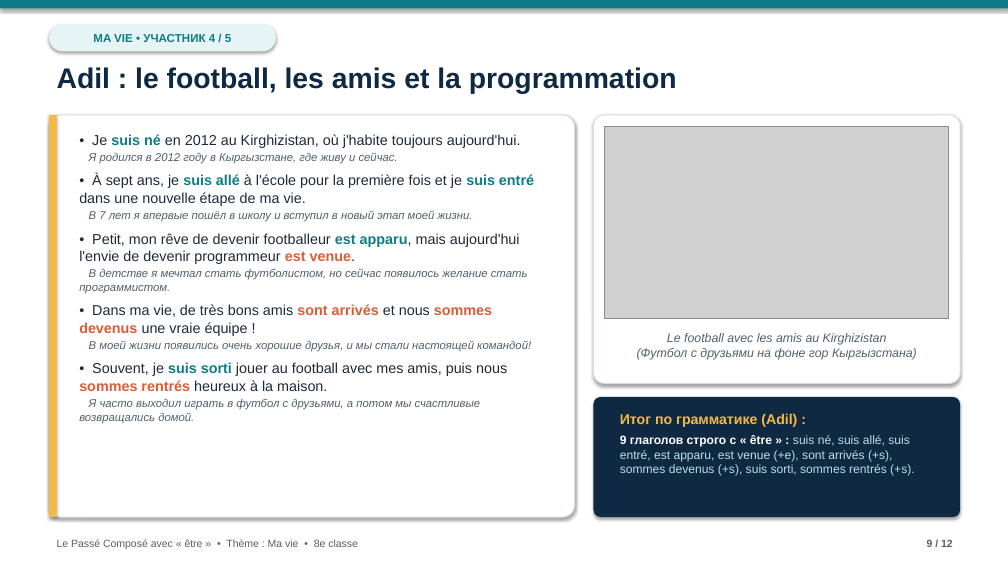
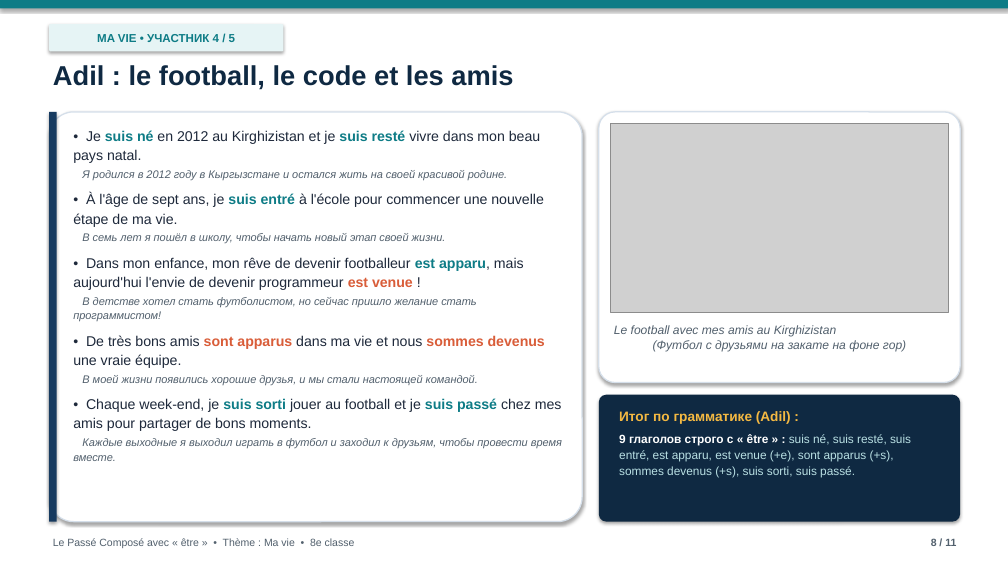
Before and after one commit to graz1p777dev/ma-vie-presentation, a slide deck: slide 8 of Ma_vie_Passe_Compose.pptx (slide 9 before the commit). Drawn at 1008x567 pixels with LibreOffice and Linux fonts; fonts in the diff are those of the drawing; grey boxes stand for pictures; background and template pictures are left out. Boxes give left, top, right and bottom in pixels: in the first picture for what was removed or moved away, otherwise in the second. Text is boxed around its words. In the diff, an @@ line names an element or a change of style, - is before the commit and + after.

```diff
--- a/Ma_vie_Passe_Compose.pptx
+++ b/Ma_vie_Passe_Compose.pptx
@@ rounded rectangle "MA VIE • УЧАСТНИК 4 ...": place and size @@
-rounded rectangle "MA VIE • УЧАСТНИК 4 ..." at box(49, 24, 276, 51)
+rounded rectangle "MA VIE • УЧАСТНИК 4 ..." at box(49, 24, 284, 51)
@@ rounded rectangle "MA VIE • УЧАСТНИК 4 ..." at box(49, 24, 284, 51): proportions changed @@
@@ text at box(53, 65, 513, 90): text changed; size 27 to 26 pt @@
-Adil : le football, les amis et la programmation
+Adil : le football, le code et les amis
@@ rectangle: place and size @@
-rectangle at box(49, 115, 57, 517)
+rectangle at box(49, 112, 57, 522)
@@ rectangle at box(49, 112, 57, 522): fill #F4B942 to #163A5F @@
@@ rounded rectangle: place and size @@
-rounded rectangle at box(49, 115, 575, 517)
+rounded rectangle at box(49, 112, 582, 522)
@@ rounded rectangle at box(49, 112, 582, 522): outline #D5DFEA 1 pt to #D5DFEA 1.2 pt; proportions changed @@
@@ rounded rectangle at box(599, 112, 960, 383): outline #D5DFEA 1 pt to #D5DFEA 1.2 pt; proportions changed @@
@@ rounded rectangle: place and size @@
-rounded rectangle at box(594, 115, 960, 383)
+rounded rectangle at box(599, 112, 960, 383)
@@ text at box(73, 130, 562, 461): text changed; size 13.7 to 13.5 pt @@
-• Je suis né en 2012 au Kirghizistan, où j'habite toujours aujourd'hui.
-Я родился в 2012 году в Кыргызстане, где живу и сейчас.
-• À sept ans, je suis allé à l'école pour la première fois et je suis entré dans une nouvelle étape de ma vie.
-В 7 лет я впервые пошёл в школу и вступил в новый этап моей жизни.
-• Petit, mon rêve de devenir footballeur est apparu, mais aujourd'hui l'envie de devenir programmeur est venue.
-В детстве я мечтал стать футболистом, но сейчас появилось желание стать программистом.
-• Dans ma vie, de très bons amis sont arrivés et nous sommes devenus une vraie équipe !
-В моей жизни появились очень хорошие друзья, и мы стали настоящей командой!
-• Souvent, je suis sorti jouer au football avec mes amis, puis nous sommes rentrés heureux à la maison.
-Я часто выходил играть в футбол с друзьями, а потом мы счастливые возвращались домой.
+• Je suis né en 2012 au Kirghizistan et je suis resté vivre dans mon beau pays natal.
+Я родился в 2012 году в Кыргызстане и остался жить на своей красивой родине.
+• À l'âge de sept ans, je suis entré à l'école pour commencer une nouvelle étape de ma vie.
+В семь лет я пошёл в школу, чтобы начать новый этап своей жизни.
+• Dans mon enfance, mon rêve de devenir footballeur est apparu, mais aujourd'hui l'envie de devenir programmeur est venue !
+В детстве хотел стать футболистом, но сейчас пришло желание стать программистом!
+• De très bons amis sont apparus dans ma vie et nous sommes devenus une vraie équipe.
+В моей жизни появились хорошие друзья, и мы стали настоящей командой.
+• Chaque week-end, je suis sorti jouer au football et je suis passé chez mes amis pour partager de bons moments.
+Каждые выходные я выходил играть в футбол и заходил к друзьям, чтобы провести время вместе.
@@ picture: place and size @@
-picture at box(605, 126, 949, 318)
+picture at box(610, 123, 949, 312)
@@ text at box(614, 325, 906, 351): text changed; size 11.8 to 11.5 pt @@
-Le football avec les amis au Kirghizistan
-(Футбол с друзьями на фоне гор Кыргызстана)
+Le football avec mes amis au Kirghizistan
+(Футбол с друзьями на закате на фоне гор)
@@ rounded rectangle: place and size @@
-rounded rectangle at box(594, 397, 960, 517)
+rounded rectangle at box(599, 395, 960, 522)
@@ text at box(619, 411, 791, 424): size 13.5 to 13 pt in "Итог по грамматике (Adil) :"; line spacing 1 to 1.18 @@
@@ text at box(619, 434, 911, 478): text changed; size 11.5 to 11.3 pt @@
-9 глаголов строго с « être » : suis né, suis allé, suis entré, est apparu, est venue (+e), sont arrivés (+s), sommes devenus (+s), suis sorti, sommes rentrés (+s).
+9 глаголов строго с « être » : suis né, suis resté, suis entré, est apparu, est venue (+e), sont apparus (+s), sommes devenus (+s), suis sorti, suis passé.
@@ text "Le Passé Composé avec « ...": place and size @@
-text "Le Passé Composé avec « ..." at box(57, 539, 358, 549)
+text "Le Passé Composé avec « ..." at box(53, 538, 355, 548)
@@ text at box(931, 539, 956, 546): text changed @@
-9 / 12
+8 / 11
```
Also in this commit, not shown: 10 other slides changed, 1 slide removed, 2 other files.
